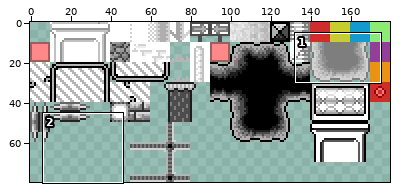
Sprite sheet -- map/level1/tileset.png. The first picture is a wide view before the edit; the outline marks the close-up.
Close-up. Before the commit:
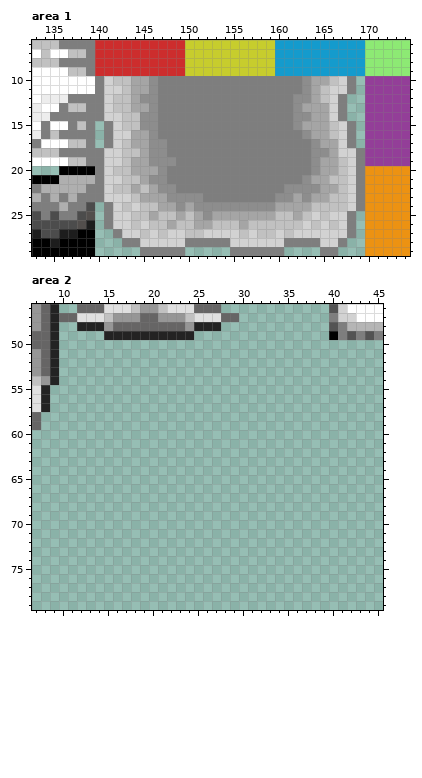
The file is 180x80 pixels. Colours within 5 levels of each other are drawn and written as one. Shown: area 1: x 133..174, y 6..29; area 2: x 7..45, y 46..79.
Now the later version:
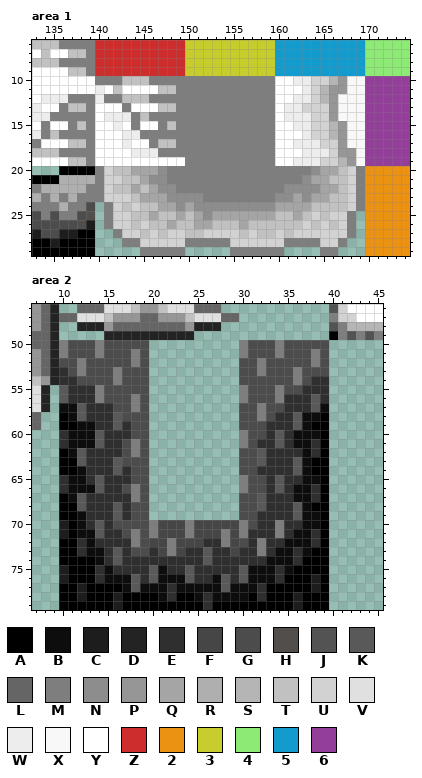
Palette (. is transparent): A #000000  B #0d0d0d  C #1d1d1d  D #232323  E #2f2f2f  F #464646  G #4c4c4c  H #524e4c  J #535353  K #595959  L #666565  M #7e7e7e  N #8d8d8d  P #969696  Q #a5a5a5  R #afafaf  S #b5b5b5  T #c1c1c1  U #d2d2d2  V #e0e0e0  W #ededed  X #f8f8f8  Y #ffffff  Z #cd2d2d  2 #ec9212  3 #c7cd2d  4 #8dea74  5 #149bcd  6 #933e98
The exact change:
Area 1:
y 10: x 141..142 UT -> MM; x 144..146 QQN -> TTM; x 160..169 MMMNQQTUM. -> YYWWUUSPXX
y 11: x 140..148 MUUTQQNMM -> WYTYYYYTT; x 160..169 MMMNQTUUM. -> YYYWUSPPXX
y 12: x 140..142 MUT -> WMM; x 144..146 QNN -> TTM; x 160..169 MMNNQTUM.. -> YYWWUSPXXX
y 13: x 140..148 MUTTQQNMM -> YYYMYYYTT; x 160..169 MMNQQQUM.. -> YWWUUUPXXX
y 14: x 140..146 MUUTTNN -> YWWWMTM; x 160..169 MMNNQQUM.. -> YWWWUUPXXX
y 15: x 140..146 .MUTTNN -> YYWYMYY; x 148 M -> T; x 160..169 MMNQQQTUM. -> YYWWUUSPXX
y 16: x 140..146 .MUUQQN -> YYYWWMM; x 160..169 MMMNQQTUM. -> YYYWUUSPXX
y 17: x 140..148 .MUTQQNNM -> YYYWYYMTT; x 160..169 MMMMNQQUM. -> YYWWWUUPXX
y 18: x 140..147 MUUTTQNN -> YYYYWWWM; x 160..169 MMMMNNQUUM -> YYYWWWUPPX
y 19: x 140..149 MUUTQQNNNM -> YYYYYYYYYY; x 160..169 MMMMNQQTUM -> YYWWWUUSPX
Area 2:
y 50: x 10..19 .......... -> MGGGMGGGGG; x 30..39 .......... -> MGGGMGGGGG
y 51: x 10..19 .......... -> MGGGMGGGMG; x 30..39 .......... -> MGGGMGGGMG
y 52: x 10..19 .......... -> GGMGGGGGMG; x 30..39 .......... -> GGMGGGGGMG
y 53: x 10..19 .......... -> EGMGGGMGGG; x 30..39 .......... -> GGMGGGMGGG
y 54: x 10..19 .......... -> EEGGGGMGGG; x 30..39 .......... -> GGGGGGMGEE
y 55: x 10..19 .......... -> KEEEMGGGGG; x 30..39 .......... -> MGGGMGGEEE
y 56: x 10..19 .......... -> KEEEMGGGMG; x 30..39 .......... -> MGGGMEEEKE
y 57: x 10..19 .......... -> BBKEEEGGMG; x 30..39 .......... -> GGMGGEEEKB
y 58: x 10..19 .......... -> ABKEEEKGGG; x 30..39 .......... -> GGMGEEKBBA
y 59: x 10..19 .......... -> AABBEEKEGG; x 30..39 .......... -> GGGEEEKBAA
y 60: x 10..19 .......... -> EBBBKEEEGG; x 30..39 .......... -> MGGEKEBBBA
y 61: x 10..19 .......... -> EBBBKEEGMG; x 30..39 .......... -> MGEEKEBBEA
y 62: x 10..19 .......... -> ABKEEEEGMG; x 30..39 .......... -> GGKEEEEBEA
y 63: x 10..19 .......... -> AAKEEEKGGG; x 30..39 .......... -> GGKEEEKBAA
y 64: x 10..19 .......... -> AABEEEKEGG; x 30..39 .......... -> GGEEEEKBAA
y 65: x 10..19 .......... -> EBBEKEEEGG; x 30..39 .......... -> MGGEKEEBBA
y 66: x 10..19 .......... -> EBBBKEEGMG; x 30..39 .......... -> MGGEKEBBEA
y 67: x 10..19 .......... -> ABKEEEEEMG; x 30..39 .......... -> GGKEEEBBEA
y 68: x 10..19 .......... -> AAKEEEKEGG; x 30..39 .......... -> GGKEEEKBAA
y 69: x 10..19 .......... -> AABEEEKEGG; x 30..39 .......... -> GGEEEEKBBA
y 70: x 10..39 .............................. -> CABEKEGGGGMFFFMFFFFFMGEEMEEBBA
y 71: x 10..39 .............................. -> CABBKEEGMGMFFFMFFFMFMEEEMEBBEA
y 72: x 10..39 .............................. -> AAEBEEEEMGFFMFFFEEMFGEMEEBBBEA
y 73: x 10..39 .............................. -> AAEBBEKEGGEFMFEEKEEFEEMEBBEBAA
y 74: x 10..39 .............................. -> AAAABEKEEEEEEEEEKEEEEEEBBBEAAA
y 75: x 10..39 .............................. -> CAAAEBEEEEKBEEKEEEEEKBBBEBAAAA
y 76: x 10..39 .............................. -> CAAAEBBBKEKBBBKEEBKEKBBBEAAACA
y 77: x 10..39 .............................. -> AACAAAABKBBBEBBBBBKBBBEAAAAACA
y 78: x 10..39 .............................. -> AACAAACAAAABEAABEBBBBAEAAACAAA
y 79: x 10..39 .............................. -> AAAAAACAAAAAAAAAEAAAAAAAAACAAA
Where, in picture pixels (left, top, right, bottom), the same in both close-ups:
changed: (95, 76, 185, 166)
changed: (275, 76, 365, 166)
added: (59, 340, 329, 610)
